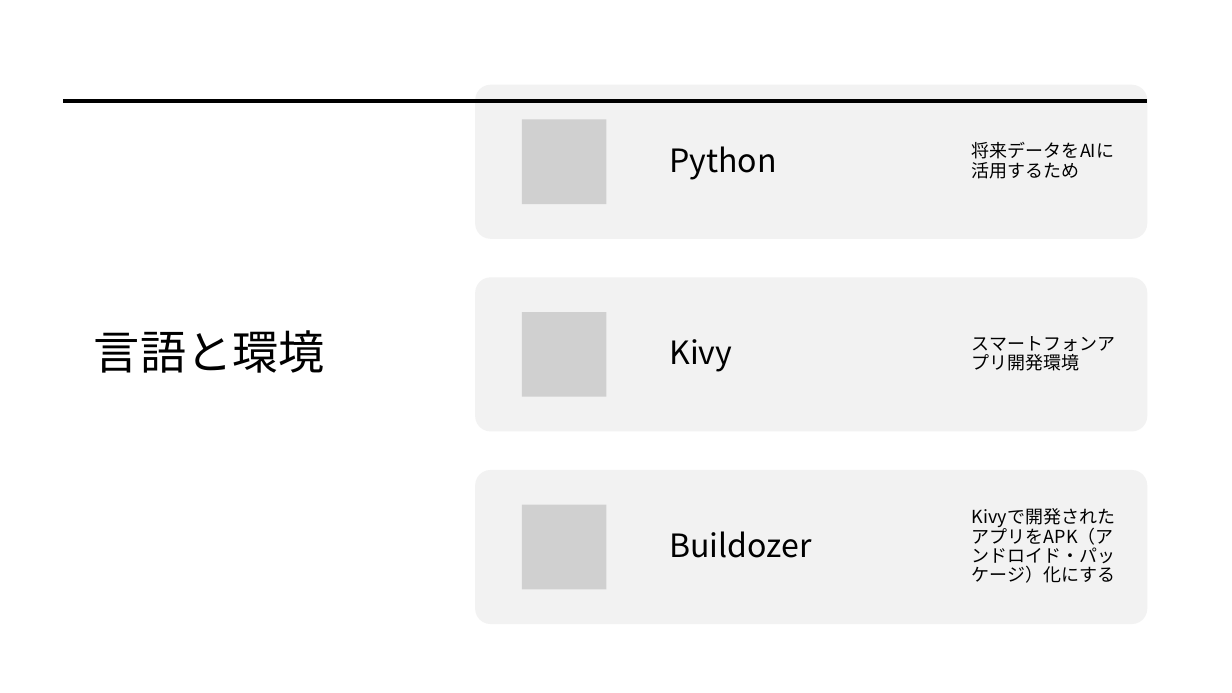
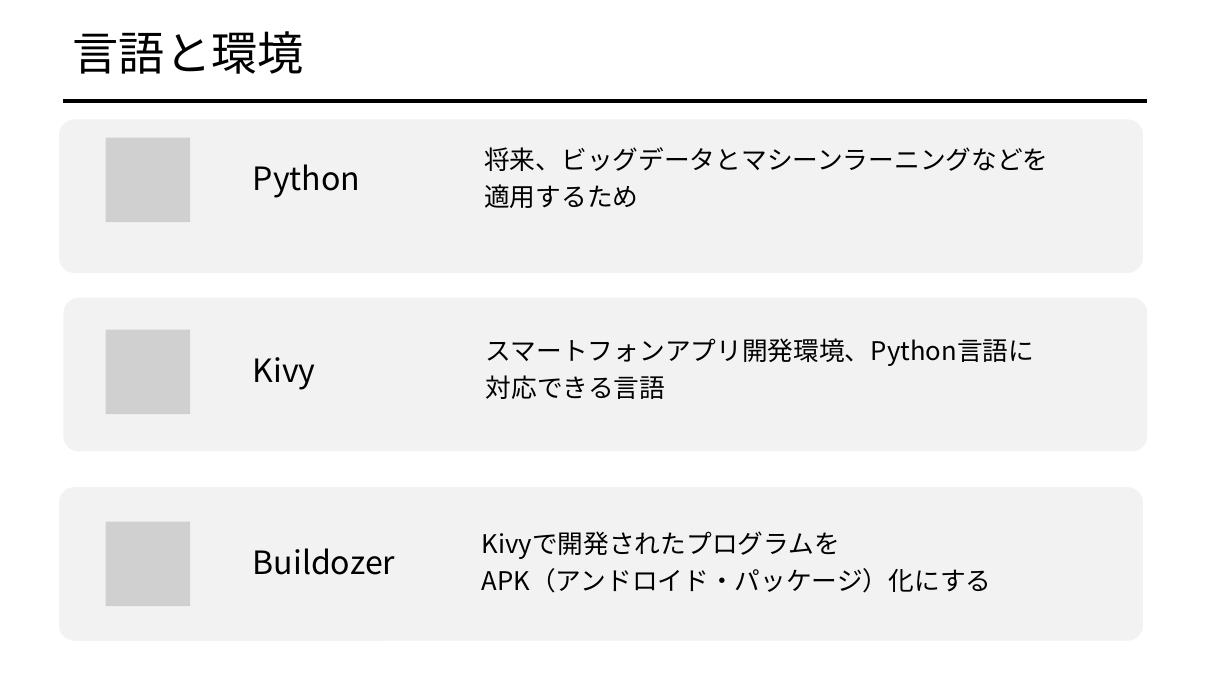
Before and after one commit to afiqfadzil/pythonProject1, a slide deck: slide 8 of LOCOMOTION.pptx. Drawn at 1232x693 pixels with LibreOffice and Linux fonts; fonts in the diff are those of the drawing; grey boxes stand for pictures. Boxes give left, top, right and bottom in pixels: in the first picture for what was removed or moved away, otherwise in the second. Text is boxed around its words. In the diff, an @@ line names an element or a change of style, - is before the commit and + after.

```diff
--- a/LOCOMOTION.pptx
+++ b/LOCOMOTION.pptx
@@ title "言語と環境": place and size @@
-title "言語と環境" at bbox=[94, 330, 325, 373]
+title "言語と環境" at bbox=[73, 31, 304, 74]
@@ rounded rectangle: place and size @@
-rounded rectangle at bbox=[475, 85, 1147, 239]
+rounded rectangle at bbox=[59, 119, 1143, 273]
@@ text "Python": place and size @@
-text "Python" at bbox=[669, 146, 776, 180]
+text "Python" at bbox=[253, 164, 360, 198]
@@ picture removed at bbox=[522, 119, 607, 204] @@
@@ picture added at bbox=[105, 138, 189, 222] @@
@@ text added at bbox=[484, 147, 1048, 208], 20 pt, text #000000 @@
+将来、ビッグデータとマシーンラーニングなどを
+適用するため
@@ text removed at bbox=[972, 142, 1114, 163] @@
-将来データをAIに活用するため
@@ rounded rectangle: place and size @@
-rounded rectangle at bbox=[475, 277, 1147, 432]
+rounded rectangle at bbox=[64, 298, 1148, 451]
@@ text "Kivy": place and size @@
-text "Kivy" at bbox=[669, 339, 732, 372]
+text "Kivy" at bbox=[253, 357, 316, 390]
@@ picture: place and size @@
-picture at bbox=[522, 312, 607, 397]
+picture at bbox=[105, 330, 189, 414]
@@ text at bbox=[486, 338, 1034, 399]: text changed; size 14 to 20 pt @@
-スマートフォンアプリ開発環境
+スマートフォンアプリ開発環境、Python言語に
+対応できる言語
@@ rounded rectangle: place and size @@
-rounded rectangle at bbox=[475, 470, 1147, 625]
+rounded rectangle at bbox=[59, 487, 1143, 640]
@@ text "Buildozer": place and size @@
-text "Buildozer" at bbox=[669, 531, 811, 558]
+text "Buildozer" at bbox=[253, 548, 395, 575]
@@ picture: place and size @@
-picture at bbox=[522, 505, 607, 590]
+picture at bbox=[105, 522, 189, 606]
@@ text at bbox=[482, 531, 992, 593]: text changed; size 14 to 20 pt @@
-Kivyで開発されたアプリをAPK（アンドロイド・パッケージ）化にする
+Kivyで開発されたプログラムを
+APK（アンドロイド・パッケージ）化にする
```
Also in this commit, not shown: 12 other slides changed, 11 slides added, 10 slides removed, 1 other file.
